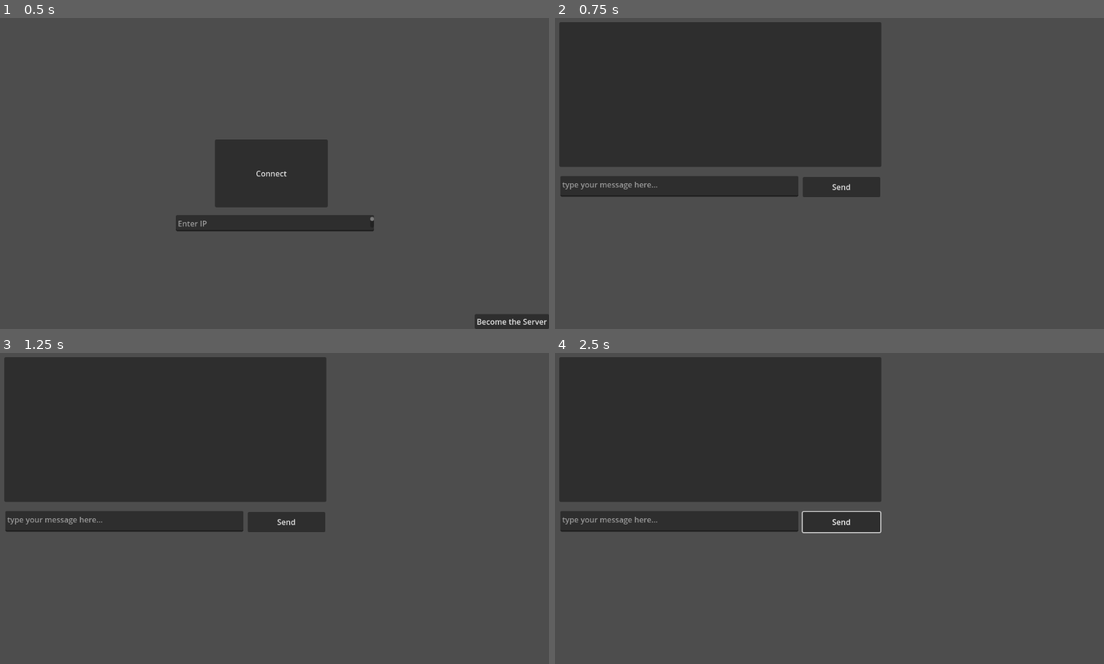
Above: before the commit, frames 1-4 (two rows, left to right).
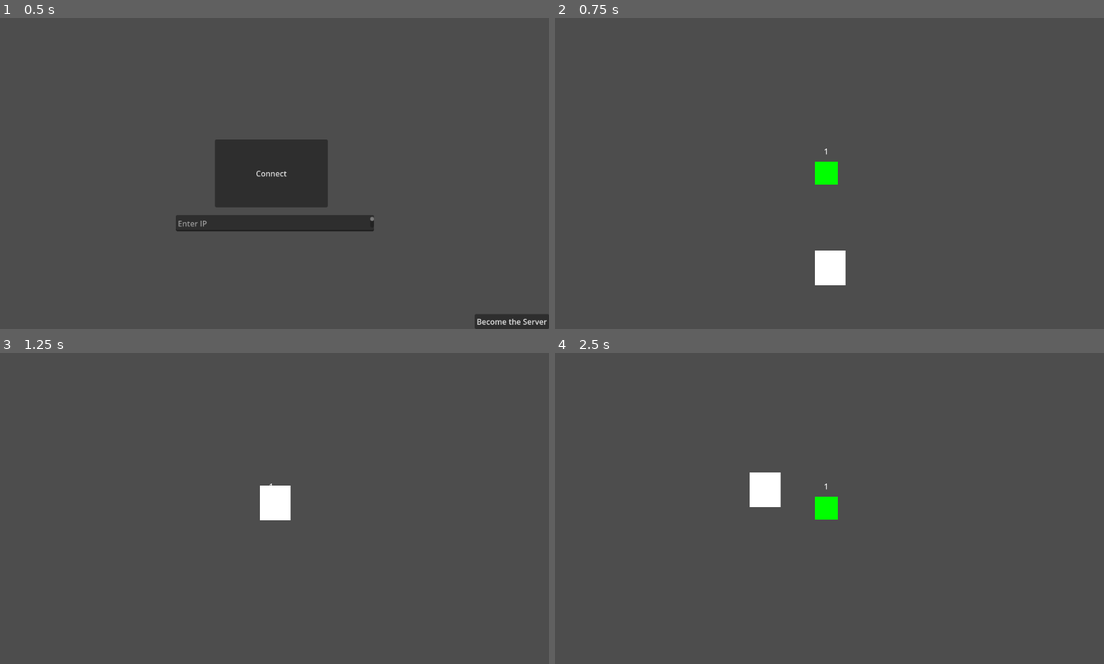
Above: after the commit, the same moments.

Repository: FireSquid6/teleorb
Game: Godot game, scene res://main.tscn
The game is run twice, just before and just after one commit, with the same random seed, the same clock (stepped at 60 frames per second) and the same inputs.
Inputs (mouse positions are in pixels of both pictures, inside the frame that each line leads up to):
- Up to frame 1 (0.5 s): no input
- Up to frame 2 (0.75 s): click "Connect" at 0.5 s
- Up to frame 3 (1.25 s): no input
- Up to frame 4 (2.5 s): click (840, 520) at 1.25 s, where only the run before the commit has a clickable "Send"; tap Enter (ui_accept) at 2, 2.1, 2.27 s; move the mouse to (950, 492) at 2.02 s; hold Right (ui_right) from 2.03 s (still down); click (950, 492) at 2.17 s

Frame 1 is identical in both runs. In frame 2, 32% of the frame differs, in the area x 0-60%, y 1-86%; in frame 3, 31%; in frame 4, 31%.

Commit message:
add the multiplayer syncrhonizer

Diff:
--- a/game/client/client.gd
+++ b/game/client/client.gd
@@ -5,10 +5,12 @@
 func connect_to_server(ip: String):
 	peer = ENetMultiplayerPeer.new()
 	peer.create_client(ip, 3412)
+	if peer.get_connection_status() == MultiplayerPeer.CONNECTION_DISCONNECTED:
+		OS.alert("Failed to start multiplayer server.")
+		return
 	multiplayer.multiplayer_peer = peer
 	multiplayer.connected_to_server.connect(_on_connect)
 
 
 func _on_connect():
 	print("connected to server")
-	Server.rpc("do_output")
--- /dev/null
+++ b/game/level/level.gd
@@ -0,0 +1,38 @@
+extends Node2D
+
+
+const SPAWN_RANDOM := 5.0
+
+
+func _ready():
+	if not multiplayer.is_server():
+		return
+
+	multiplayer.peer_connected.connect(add_player)
+	multiplayer.peer_disconnected.connect(remove_player)
+
+	for id in multiplayer.get_peers():
+		add_player(id)
+
+	if not OS.has_feature("dedicated_server"):
+		add_player(1)
+
+
+func _exit_tree():
+	if not multiplayer.is_server():
+		return
+	multiplayer.peer_connected.disconnect(add_player)
+	multiplayer.peer_disconnected.disconnect(remove_player)
+
+
+func add_player(id: int):
+	var character = preload("res://player/player.tscn").instantiate()
+	# Set player id.
+	character.name = str(id)
+	$Players.add_child(character, true)
+
+
+func remove_player(id: int):
+	if not $Players.has_node(str(id)):
+		return
+	$Players.get_node(str(id)).queue_free()
--- /dev/null
+++ b/game/level/level.tscn
@@ -0,0 +1,41 @@
+[gd_scene load_steps=5 format=3 uid="uid://b2f3ncwm7mvjb"]
+
+[ext_resource type="Script" path="res://level/level.gd" id="1_w22ld"]
+
+[sub_resource type="RectangleShape2D" id="RectangleShape2D_nembk"]
+size = Vector2(1932, 36)
+
+[sub_resource type="RectangleShape2D" id="RectangleShape2D_invui"]
+size = Vector2(38, 342)
+
+[sub_resource type="RectangleShape2D" id="RectangleShape2D_4t1n0"]
+size = Vector2(38, 342)
+
+[node name="World" type="Node2D"]
+script = ExtResource("1_w22ld")
+
+[node name="MultiplayerSpawner" type="MultiplayerSpawner" parent="."]
+_spawnable_scenes = PackedStringArray("res://player/player.tscn")
+spawn_path = NodePath("../Players")
+spawn_limit = 16
+
+[node name="Players" type="Node2D" parent="."]
+
+[node name="StaticBody2D" type="StaticBody2D" parent="."]
+
+[node name="CollisionShape2D" type="CollisionShape2D" parent="StaticBody2D"]
+position = Vector2(257, 375)
+shape = SubResource("RectangleShape2D_nembk")
+
+[node name="CollisionShape2D2" type="CollisionShape2D" parent="StaticBody2D"]
+position = Vector2(1197, 186)
+shape = SubResource("RectangleShape2D_invui")
+
+[node name="CollisionShape2D3" type="CollisionShape2D" parent="StaticBody2D"]
+position = Vector2(-690, 186)
+shape = SubResource("RectangleShape2D_4t1n0")
+
+[node name="Polygon2D" type="Polygon2D" parent="StaticBody2D"]
+polygon = PackedVector2Array(-24, 176, -24, 248, 40, 248, 40, 176)
+
+[connection signal="spawned" from="MultiplayerSpawner" to="MultiplayerSpawner" method="_on_spawned"]
--- a/game/main.gd
+++ b/game/main.gd
@@ -1,13 +1,20 @@
-extends Control
+extends Node
+class_name Main
 
-var chatroom_scene = preload("res://chatroom/chatroom.tscn")
-var server_scene = preload("res://server_console/server_console.tscn")
+@onready var ui: Control = $UI
+@onready var level_container: Node = $Level
 
-func _on_button_pressed():
-	Client.connect_to_server($TextEdit.text)
-	get_tree().change_scene_to_packed(chatroom_scene)
+func start_game():
+	ui.hide()
+	get_tree().paused = false
+
+	if multiplayer.is_server():
+		change_level.call_deferred(load("res://level/level.tscn"))
 
 
-func _on_button_2_pressed():
-	Server.start_server()
-	get_tree().change_scene_to_packed(server_scene)
+func change_level(scene: PackedScene):
+	var level = $Level
+	for c in level.get_children():
+		level.remove_child(c)
+		c.queue_free()
+	level.add_child(scene.instantiate())
--- a/game/main.tscn
+++ b/game/main.tscn
@@ -1,17 +1,21 @@
-[gd_scene load_steps=2 format=3 uid="uid://dyqart1j72ay5"]
+[gd_scene load_steps=3 format=3 uid="uid://dyqart1j72ay5"]
 
 [ext_resource type="Script" path="res://main.gd" id="1_slcep"]
+[ext_resource type="Script" path="res://ui.gd" id="2_cmcby"]
 
-[node name="MainMenu" type="Control"]
+[node name="Main" type="Node"]
+script = ExtResource("1_slcep")
+
+[node name="UI" type="Control" parent="."]
 layout_mode = 3
 anchors_preset = 15
 anchor_right = 1.0
 anchor_bottom = 1.0
 grow_horizontal = 2
 grow_vertical = 2
-script = ExtResource("1_slcep")
+script = ExtResource("2_cmcby")
 
-[node name="Button" type="Button" parent="."]
+[node name="Button" type="Button" parent="UI"]
 layout_mode = 1
 anchors_preset = 8
 anchor_left = 0.5
@@ -26,7 +30,7 @@
 grow_vertical = 2
 text = "Connect"
 
-[node name="Button2" type="Button" parent="."]
+[node name="Button2" type="Button" parent="UI"]
 layout_mode = 1
 anchors_preset = 3
 anchor_left = 1.0
@@ -39,7 +43,7 @@
 grow_vertical = 0
 text = "Become the Server"
 
-[node name="TextEdit" type="TextEdit" parent="."]
+[node name="TextEdit" type="TextEdit" parent="UI"]
 layout_mode = 0
 offset_left = 378.0
 offset_top = 411.0
@@ -47,5 +51,12 @@
 offset_bottom = 445.0
 placeholder_text = "Enter IP"
 
-[connection signal="pressed" from="Button" to="." method="_on_button_pressed"]
-[connection signal="pressed" from="Button2" to="." method="_on_button_2_pressed"]
+[node name="LevelSpawner" type="MultiplayerSpawner" parent="."]
+_spawnable_scenes = PackedStringArray("res://level/level.tscn")
+spawn_path = NodePath("../Level")
+spawn_limit = 1
+
+[node name="Level" type="Node" parent="."]
+
+[connection signal="pressed" from="UI/Button" to="UI" method="_on_button_pressed"]
+[connection signal="pressed" from="UI/Button2" to="UI" method="_on_button_2_pressed"]
--- /dev/null
+++ b/game/player/player.gd
@@ -0,0 +1,41 @@
+extends CharacterBody2D
+
+
+const SPEED = 300.0
+const JUMP_VELOCITY = -400.0
+
+# Get the gravity from the project settings to be synced with RigidBody nodes.
+var gravity: int = ProjectSettings.get_setting("physics/2d/default_gravity")
+var id = -1  # multiplayer peer id
+
+func _enter_tree():
+	id = str(name).to_int()
+	set_multiplayer_authority(id)
+
+func _ready() -> void:
+	if is_multiplayer_authority():
+		$Camera2D.enabled = true
+		$Polygon2D.color = Color(0, 1, 0)
+	$Label.text = str(name)
+
+func _physics_process(delta: float) -> void:
+	if !is_multiplayer_authority():
+		return
+
+	# Add the gravity.
+	if not is_on_floor():
+		velocity.y += gravity * delta
+
+	# Handle jump.
+	if Input.is_action_just_pressed("ui_accept") and is_on_floor():
+		velocity.y = JUMP_VELOCITY
+
+	# Get the input direction and handle the movement/deceleration.
+	# As good practice, you should replace UI actions with custom gameplay actions.
+	var direction := Input.get_axis("ui_left", "ui_right")
+	if direction:
+		velocity.x = direction * SPEED
+	else:
+		velocity.x = move_toward(velocity.x, 0, SPEED)
+
+	move_and_slide()
--- /dev/null
+++ b/game/player/player.tscn
@@ -0,0 +1,38 @@
+[gd_scene load_steps=4 format=3 uid="uid://dcuo4m1c4q33f"]
+
+[ext_resource type="Script" path="res://player/player.gd" id="1_ijn6n"]
+
+[sub_resource type="RectangleShape2D" id="RectangleShape2D_wy1r1"]
+size = Vector2(48, 48)
+
+[sub_resource type="SceneReplicationConfig" id="SceneReplicationConfig_jg22j"]
+properties/0/path = NodePath(".:position")
+properties/0/spawn = true
+properties/0/replication_mode = 1
+properties/1/path = NodePath(".:scale")
+properties/1/spawn = true
+properties/1/replication_mode = 1
+
+[node name="Player" type="CharacterBody2D"]
+script = ExtResource("1_ijn6n")
+
+[node name="Polygon2D" type="Polygon2D" parent="."]
+color = Color(1, 0, 0, 1)
+polygon = PackedVector2Array(-24, -24, -24, 24, 24, 24, 24, -24)
+
+[node name="CollisionShape2D" type="CollisionShape2D" parent="."]
+shape = SubResource("RectangleShape2D_wy1r1")
+
+[node name="Camera2D" type="Camera2D" parent="."]
+enabled = false
+
+[node name="MultiplayerSynchronizer" type="MultiplayerSynchronizer" parent="."]
+replication_config = SubResource("SceneReplicationConfig_jg22j")
+
+[node name="Label" type="Label" parent="."]
+offset_left = -46.0
+offset_top = -63.0
+offset_right = 46.0
+offset_bottom = -27.0
+horizontal_alignment = 1
+vertical_alignment = 1
--- a/game/project.godot
+++ b/game/project.godot
@@ -21,6 +21,10 @@
 Server="*res://server/server.tscn"
 Chat="*res://chat/chat.tscn"
 
+[editor_plugins]
+
+enabled=PackedStringArray("res://addons/wakatime/plugin.cfg")
+
 [rendering]
 
 renderer/rendering_method="mobile"
--- a/game/server/server.gd
+++ b/game/server/server.gd
@@ -8,15 +8,18 @@
 func start_server():
 	peer = ENetMultiplayerPeer.new()
 	peer.create_server(PORT, MAX_CLIENTS)
+	if peer.get_connection_status() == MultiplayerPeer.CONNECTION_DISCONNECTED:
+		OS.alert("Failed to start multiplayer server.")
+		return
 	multiplayer.multiplayer_peer = peer
 	multiplayer.peer_connected.connect(peer_connected)
+	multiplayer.peer_disconnected.connect(peer_disconnected)
 	print(IP.get_local_addresses())
-
-
-@rpc("any_peer")
-func do_output():
-	print("Hey! I'm some output")
 
 
 func peer_connected(id: int):
 	print("Player connected " + str(id))
+
+
+func peer_disconnected(id: int):
+	print("Player disconnected " + str(id))
--- /dev/null
+++ b/game/ui.gd
@@ -0,0 +1,12 @@
+extends Control
+
+@onready var main: Main = get_parent()
+
+func _on_button_pressed():
+	Client.connect_to_server($TextEdit.text)
+	main.start_game()
+
+
+func _on_button_2_pressed():
+	Server.start_server()
+	main.start_game()
Not shown, added: game/addons/godot_vim/command_line.gd
Not shown, added: game/addons/godot_vim/commands/find.gd
Not shown, added: game/addons/godot_vim/commands/goto.gd
Not shown, added: game/addons/godot_vim/commands/marks.gd
Not shown, added: game/addons/godot_vim/constants.gd
Not shown, added: game/addons/godot_vim/cursor.gd
Not shown, added: game/addons/godot_vim/dispatcher.gd
Binary file added: game/addons/godot_vim/hack_regular.ttf
Not shown, added: game/addons/godot_vim/hack_regular.ttf.import
Not shown, added: game/addons/godot_vim/plugin.cfg
Not shown, added: game/addons/godot_vim/plugin.gd
Not shown, added: game/addons/godot_vim/status_bar.gd
(and 9 more such lines)
